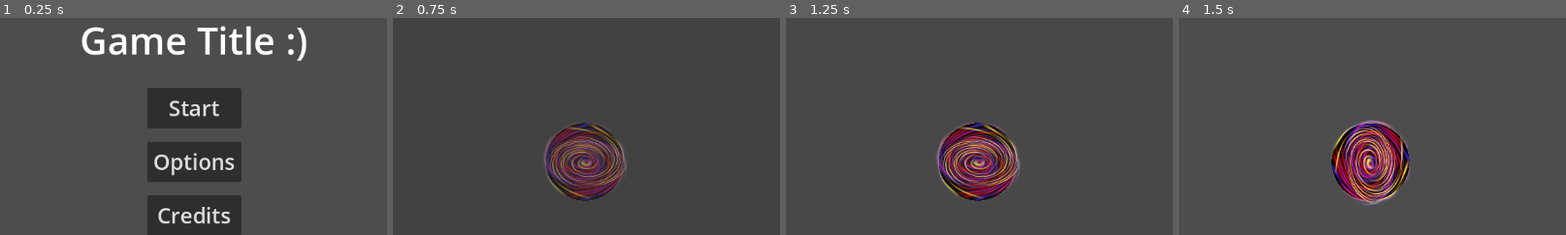
Above: before the commit, frames 1-4 (left to right).
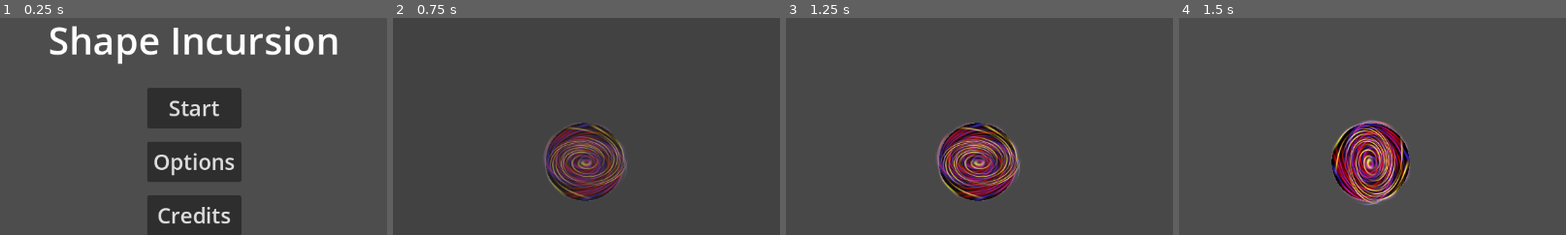
Above: after the commit, the same moments.

Repository: starlight426/TeamSevenGame
Game: Godot game, scene res://UI Scenes/main_menu.tscn
Same seed, same stepped clock (60 frames per second), same inputs: the game is played once before the commit and once after it. This scene is started directly instead of the project's main scene.
Inputs (mouse positions are % of the whole screen's width and height, from its top left):
- Up to frame 1 (0.25 s): no input
- Up to frame 2 (0.75 s): click "Start" at 0.5 s
- Up to frame 3 (1.25 s): no input
- Up to frame 4 (1.5 s): move the mouse to (72, 45) at 1.27 s; hold A (a_press) from 1.28 s (still down)
The pictures show only the part of the screen within x 25-75%, y 17-67%; the shares and areas given below are measured in that part.

The runs differ from the first frame. In frame 1, 5.0% of the frame differs, in the area x 12-88%, y 3-22%; in frame 2, nothing differs; in frame 3, nothing differs; in frame 4, nothing differs.
Error in both runs: Attempt to call function 'call_deferred' in base 'null instance' on a null instance. (res://Scripts/Global/RoomLoader.gd:39)

Commit message:
Small changes
added some houses in the corner room off the first hall and added the game name in the menu

Diff:
--- a/Room Scenes/Circle City/circle_houses_1.tscn
+++ b/Room Scenes/Circle City/circle_houses_1.tscn
@@ -1,7 +1,8 @@
-[gd_scene load_steps=3 format=3 uid="uid://bfpxjqw3no1ss"]
+[gd_scene load_steps=4 format=3 uid="uid://bfpxjqw3no1ss"]
 
 [ext_resource type="PackedScene" uid="uid://duhokojc6cecj" path="res://Overworld Scenes/Object Scenes/exit.tscn" id="1_a1ptf"]
 [ext_resource type="PackedScene" uid="uid://dsrmf6yrx14yl" path="res://Overworld Scenes/Object Scenes/wall_square.tscn" id="2_nspbo"]
+[ext_resource type="Texture2D" uid="uid://cjsueo0vnhbkv" path="res://Assets/spritePNGs/Environment_Cir_House.png" id="3_vxqbt"]
 
 [node name="TemplateRoom" type="Node2D"]
 
@@ -82,3 +83,37 @@
 
 [node name="bottom_camera_limit" type="Marker2D" parent="."]
 position = Vector2(0, 3500)
+
+[node name="EnvironmentCirHouse2" type="Sprite2D" parent="."]
+position = Vector2(-3000, -500)
+rotation = -1.5708
+scale = Vector2(3.74748, 3.55065)
+skew = 0.523599
+texture = ExtResource("3_vxqbt")
+
+[node name="EnvironmentCirHouse5" type="Sprite2D" parent="."]
+position = Vector2(-0.0623256, -3497.9)
+scale = Vector2(3.47012, 4.07485)
+skew = 0.0296706
+texture = ExtResource("3_vxqbt")
+
+[node name="EnvironmentCirHouse6" type="Sprite2D" parent="."]
+position = Vector2(-6.67572e-06, 3000)
+rotation = -3.14159
+scale = Vector2(3.65787, 2.46633)
+skew = 0.0296706
+texture = ExtResource("3_vxqbt")
+
+[node name="EnvironmentCirHouse3" type="Sprite2D" parent="."]
+position = Vector2(-2132.4, -2649.84)
+rotation = -0.853466
+scale = Vector2(2.85729, 4.02291)
+skew = 0.523599
+texture = ExtResource("3_vxqbt")
+
+[node name="EnvironmentCirHouse4" type="Sprite2D" parent="."]
+position = Vector2(-2618.2, 1775.59)
+rotation = -2.16944
+scale = Vector2(2.90558, 3.85778)
+skew = 0.523599
+texture = ExtResource("3_vxqbt")
--- a/Scripts/player.gd
+++ b/Scripts/player.gd
@@ -121,5 +121,3 @@
 
 func take_damage(dmg):
 	hp -= dmg
-	if(hp <= 0):
-		RoomLoader.player_die()
--- a/UI Scenes/main_menu.tscn
+++ b/UI Scenes/main_menu.tscn
@@ -41,10 +41,10 @@
 [node name="SpacerNode" type="Control" parent="MarginContainer/VBoxContainer"]
 layout_mode = 2
 
-[node name="GameTitle" type="Label" parent="MarginContainer/VBoxContainer"]
+[node name="Game Time" type="Label" parent="MarginContainer/VBoxContainer"]
 layout_mode = 2
 theme_override_font_sizes/font_size = 56
-text = "Game Title :)"
+text = "Shape Incursion"
 horizontal_alignment = 1
 
 [node name="HBoxContainer" type="HBoxContainer" parent="MarginContainer"]
Not shown, added: Assets/spritePNGs/Environment_Cir_BHouse .png.import
Not shown, added: Assets/spritePNGs/Environment_Cir_House.png.import
Not shown: 1 places in UI Scenes/main_menu.tscn that only renumber resources
Not shown, added: .editorconfig
